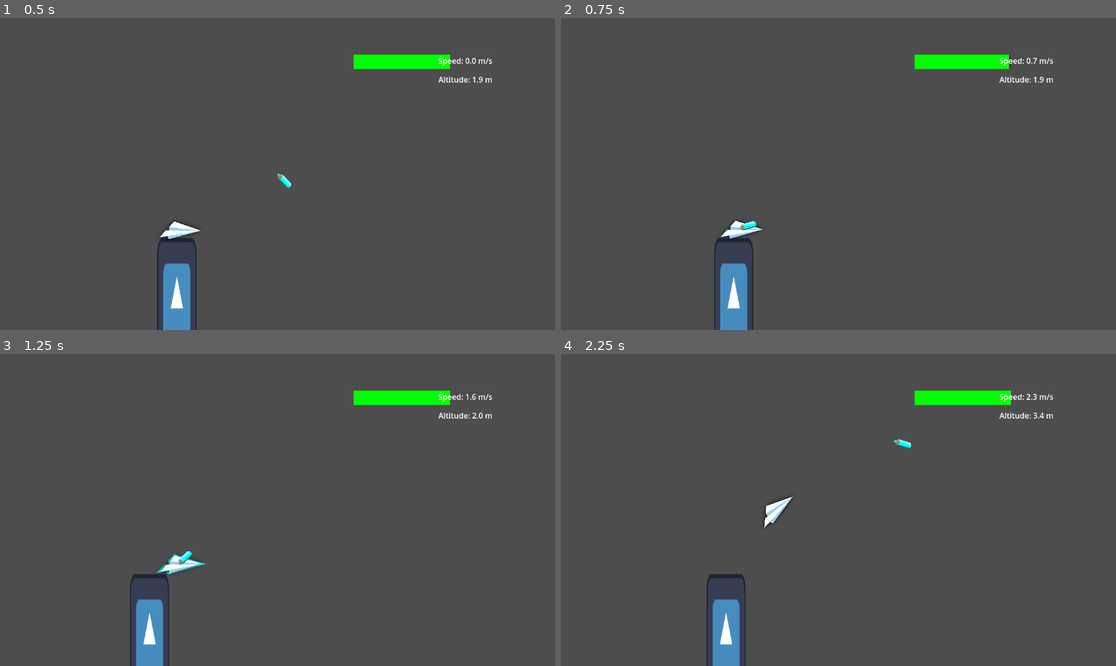
Above: before the commit, frames 1-4 (two rows, left to right).
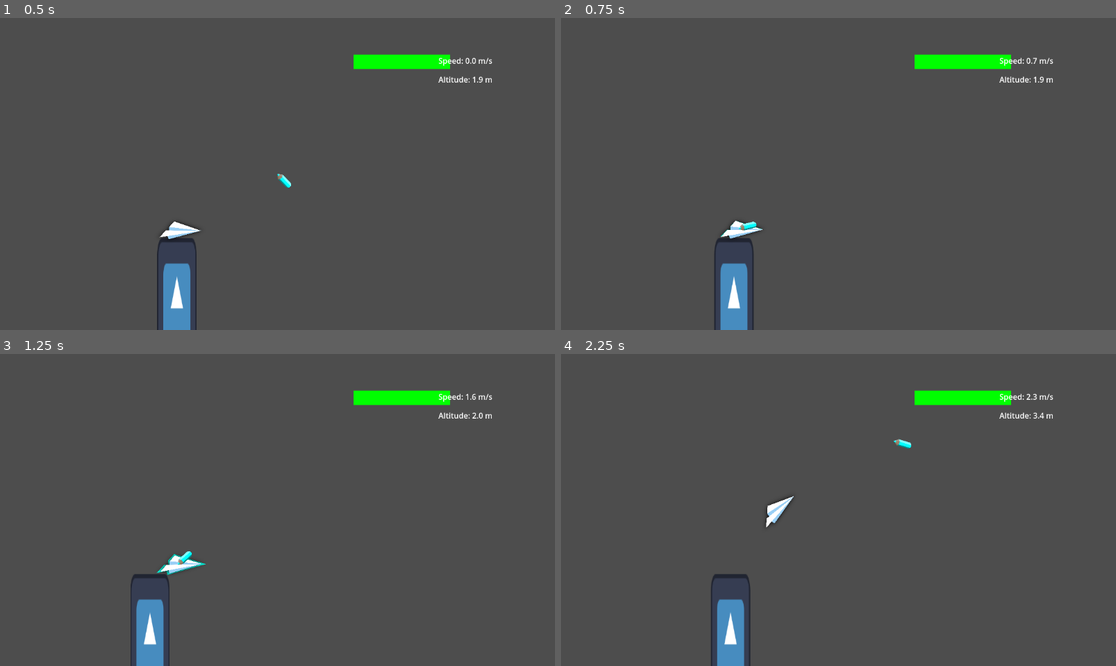
Above: after the commit, the same moments.

Repository: STUDIO-SINOKAYO/planegame
Game: Godot game, scene res://Scenes/level.tscn
The game is run twice, just before and just after one commit, with the same random seed, the same clock (stepped at 60 frames per second) and the same inputs. The engine's default icon, where the game draws it, is replaced by a stand-in: a white triangle on a blue panel in a dark square.
Inputs (mouse positions are in pixels of both pictures, inside the frame that each line leads up to):
- Up to frame 1 (0.5 s): no input
- Up to frame 2 (0.75 s): tap Enter (ui_accept) at 0.5 s; move the mouse to (738, 227) at 0.52 s; right-click (738, 227) at 0.6 s; click (738, 227) at 0.67 s
- Up to frame 3 (1.25 s): tap Enter (ui_accept) at 0.77 s
- Up to frame 4 (2.25 s): move the mouse to (727, 525) at 1.27 s; right-click (727, 525) at 1.35 s; click (727, 525) at 1.42 s; tap Enter (ui_accept) at 1.52 s; move the mouse to (894, 441) at 2.02 s; right-click (894, 441) at 2.1 s; click (894, 441) at 2.17 s

Frame 1 is identical in both runs. In frame 2, 0.1% of the frame differs, in the area x 28-82%, y 11-100%; in frame 3, 0.2%; in frame 4, 0.9%, in the area x 26-42%, y 45-100%.

Commit message:
Tested time slowdown features
+ Added draw length based stamina

Diff:
--- a/Scenes/level.tscn
+++ b/Scenes/level.tscn
@@ -620,6 +620,10 @@
 [node name="Level" type="Node2D"]
 script = ExtResource("1_k5f4k")
 drawing_line_color = Color(0.0870516, 0.788785, 0.85756, 1)
+stamina_drain_per_pixel = 0.04
+plane_proximity_distance = 300.0
+show_debug_prints = false
+show_red_line = false
 
 [node name="Sprite2D" type="Sprite2D" parent="."]
 position = Vector2(70, 612.5)
--- a/Scripts/Cursor.gd
+++ b/Scripts/Cursor.gd
@@ -1,4 +1,7 @@
 extends Node2D
+
+
+
 
 # Target rotation for the cursor sprite
 var target_rotation: float = 0.0
--- a/Scripts/Highlight.gd
+++ b/Scripts/Highlight.gd
@@ -16,15 +16,18 @@
 	update_highlight_state()
 
 func update_highlight_state():
-	# Check if mouse is not in radius or plane is dead
+	# Check if plane is dead first - this takes absolute priority
 	var is_plane_dead = plane and plane.dead if plane else false
 
 	if is_plane_dead:
-		# Plane is dead - immediately go invisible
+		# Plane is dead - immediately go invisible regardless of any other conditions
 		visible = false
 		scale = hidden_scale
 		is_scaling_down = false
-	elif not Global.MouseEnteredRadius and not Global.IsDrawing:
+		return  # Exit early to prevent any other logic from running
+
+	# Only continue with normal highlight logic if plane is alive
+	if not Global.MouseEnteredRadius and not Global.IsDrawing:
 		# Mouse not in radius AND not drawing - scale down first, then go invisible
 		if not is_scaling_down:
 			# Start scaling down
--- a/Scripts/Level.gd
+++ b/Scripts/Level.gd
@@ -21,6 +21,8 @@
 @onready var speed_label: Label = $UI/Statistics/SpeedLabel
 @onready var altitude_label: Label = $UI/Statistics/AltitudeLabel
 
+
+
 # === EXPORTED CONFIGURATION VARIABLES ===
 # Drawing system settings
 @export_group("Drawing Settings")
@@ -41,7 +43,7 @@
 # Stamina system settings
 @export_group("Stamina System")
 @export var max_stamina: float = 100.0        ## Maximum stamina available for drawing. Higher = longer drawing sessions
-@export var stamina_drain_rate: float = 30.0  ## How fast stamina drains while drawing (per second). Higher = shorter drawing time
+@export var stamina_drain_per_pixel: float = 0.1  ## How much stamina drains per pixel of line drawn. Higher = shorter drawing distance
 @export var stamina_regen_rate: float = 20.0  ## How fast stamina regenerates when not drawing (per second). Higher = faster recovery
 @export var low_stamina_threshold: float = 30.0  ## When stamina bar turns red as warning. Should be lower than max_stamina
 
@@ -57,6 +59,7 @@
 # Debug settings
 @export_group("Debug")
 @export var show_debug_prints: bool = true  ## Enable/disable debug console output. Turn off for release builds
+@export var show_red_line: bool = true  ## Enable/disable the red debug line connecting loop centers. Visual debug aid only
 @export var red_line_width: float = 7.0  ## Width of the red debug line connecting loop centers. Visual debug aid only
 @export var red_line_color: Color = Color.RED  ## Color of the red debug line. Visual debug aid only
 
@@ -136,7 +139,7 @@
 
 # === DRAWING FUNCTIONS ===
 
-func start_drawing(screen_pos: Vector2, _world_pos: Vector2):
+func start_drawing(screen_pos: Vector2, world_pos: Vector2):
 	if current_stamina <= 0 or not Global.MouseEnteredRadius:
 		return
 
@@ -151,74 +154,50 @@
 	drawn_path_line.default_color = drawing_line_color
 	drawn_path_line.joint_mode = Line2D.LINE_JOINT_ROUND
 	drawn_path_line.end_cap_mode = Line2D.LINE_CAP_ROUND
-	ui.add_child(drawn_path_line)  # Add to UI layer for drawing
-
-	current_drawing.append(screen_pos)         # Store screen coords during drawing
-	drawn_path_line.add_point(screen_pos)      # Draw at screen coords for UI
+	add_child(drawn_path_line)  # Add directly to world space
+
+	current_drawing.append(world_pos)         # Store world coords during drawing
+	drawn_path_line.add_point(world_pos)      # Draw at world coords
 	current_screen.append(screen_pos)		# Store screen coords for debug
 
-func continue_drawing(screen_pos: Vector2, _world_pos: Vector2):
+func continue_drawing(screen_pos: Vector2, world_pos: Vector2):
 	if current_drawing.size() == 0 or current_stamina <= 0:
 		if current_stamina <= 0:
 			finish_drawing()  # Auto-stop when stamina runs out
 		return
 
 	var last_point = current_drawing[current_drawing.size() - 1]
-	var distance = screen_pos.distance_to(last_point)  # Check distance in screen space
+	var distance = world_pos.distance_to(last_point)  # Check distance in world space
 
 	# Only add points that are far enough apart (keeps line smooth)
 	if distance >= min_point_distance:
-		current_drawing.append(screen_pos)         # Store screen coords during drawing
-		drawn_path_line.add_point(screen_pos)      # Draw at screen coords for UI
+		# Drain stamina based on the distance of the line segment being drawn
+		current_stamina -= distance * stamina_drain_per_pixel
+		current_stamina = max(0, current_stamina)
+
+		current_drawing.append(world_pos)         # Store world coords during drawing
+		drawn_path_line.add_point(world_pos)      # Draw at world coords
 		current_screen.append(screen_pos)
+
+		# Stop drawing if stamina runs out
+		if current_stamina <= 0:
+			finish_drawing()
 
 func finish_drawing():
 	loop_centers = []
 	is_drawing = false
 	Global.IsDrawing = false
 
-	if drawn_path_line and drawn_path_line.get_parent() == ui:
-		_move_line_to_world_space()
+	if drawn_path_line:
 		_process_completed_drawing()
 
-func _move_line_to_world_space():
-	# Move the drawn line from UI layer back to world space for physics
-	ui.remove_child(drawn_path_line)
-	add_child(drawn_path_line)  # Add to Level (world space)
-
-	# Convert screen coordinates to world coordinates for proper positioning
-	drawn_path_line.clear_points()
-	var world_coordinates = _convert_screen_to_world_coordinates()
-
-	for world_point in world_coordinates:
-		drawn_path_line.add_point(world_point)
-
-	# Update current_drawing to world coordinates for physics calculations
-	current_drawing = world_coordinates
-
-	# Add this line to the finished lines array
-	finished_lines.append(drawn_path_line)
-	drawn_path_line = null  # Clear reference so new line can be created
-
-	# Start cleanup timer to remove old drawings after specified time
-	if cleanup_timer and finished_lines.size() > max_concurrent_drawings:
-		cleanup_timer.start()
-
-func _convert_screen_to_world_coordinates() -> Array:
-	var world_coordinates = []
-	for screen_point in current_drawing:
-		# Convert screen coordinates to world coordinates using proper Godot methods
-		var camera = get_viewport().get_camera_2d()
-		if camera:
-			# Use the canvas transform to convert screen coordinates to world coordinates
-			# This accounts for camera position, zoom, and any other transformations
-			var canvas_transform = get_canvas_transform()
-			var world_point_accurate = canvas_transform.affine_inverse() * screen_point
-			world_coordinates.append(world_point_accurate)
-		else:
-			# Fallback if no camera - assume no transformation needed
-			world_coordinates.append(screen_point)
-	return world_coordinates
+		# Add this line to the finished lines array
+		finished_lines.append(drawn_path_line)
+		drawn_path_line = null  # Clear reference so new line can be created
+
+		# Start cleanup timer to remove old drawings after specified time
+		if cleanup_timer and finished_lines.size() > max_concurrent_drawings:
+			cleanup_timer.start()
 
 func _process_completed_drawing():
 	# Send the drawn path to the plane if it's long enough
@@ -234,9 +213,6 @@
 			_handle_no_loops()
 
 func _handle_detected_loops(loops: int):
-	# Create the red line connecting loop centers AFTER reparenting
-	#create_red_line_after_reparent()
-
 	# Send loop data to the plane for wind physics (no speed changes)
 	var _loop_centers = get_loop_centers()  # Get the red dot positions
 	var _loop_directions = get_loop_flow_directions()  # Direction each loop points
@@ -402,19 +378,19 @@
 		print("LEFT coords: ", directional_state.left_coords)
 		print("DOWN coords: ", directional_state.down_coords)
 
-	# Calculate elliptical area approximation for the detected loop
-	var a = directional_state.up_coords.distance_to(directional_state.down_coords) / 2
-	var b = ((directional_state.up_coords + directional_state.down_coords) / 2).distance_to(directional_state.left_coords)
+	# Calculate elliptical area approximation for the detected loop using world coordinates
+	var a = directional_state.up_coords_global.distance_to(directional_state.down_coords_global) / 2
+	var b = ((directional_state.up_coords_global + directional_state.down_coords_global) / 2).distance_to(current_drawing[directional_state.left_index])
 	loop_data.area += 3.1415 * a * b
 	if show_debug_prints:
 		print("AREA: ", loop_data.area)
 
-	# Calculate the center point between up and down coordinates
-	var loop_center_pos = (directional_state.up_coords + directional_state.down_coords) / 2
+	# Calculate the center point between up and down coordinates in world space
+	var loop_center_pos = (directional_state.up_coords_global + directional_state.down_coords_global) / 2
 	if show_debug_prints:
 		print("Calculated loop center: ", loop_center_pos)
 	loop_data.loop_centers_found.append(loop_center_pos)
-	loop_centers.append((directional_state.up_coords_global + directional_state.down_coords_global) / 2)
+	loop_centers.append(loop_center_pos)
 
 	# Extract the path segment from this loop for wind physics
 	_extract_loop_path(directional_state)
@@ -458,83 +434,37 @@
 func _create_red_line_centers(loop_centers_found: Array):
 	# Create the red debug line connecting all detected loop centers
 	# This shows the overall flow direction for the wind vortex system
-	if loop_centers_found.size() > 0:
-		# Don't create the red line here - it will be created after reparenting
-		pass
-
-	# Store loop centers for later red line creation (after reparenting)
-	center.clear_points()  # Clear any previous points
-	if loop_centers_found.size() > 0:
+	if loop_centers_found.size() > 0 and show_red_line:
+		# Clear any previous points
+		center.clear_points()
+		center.default_color = red_line_color
+		center.width = red_line_width
+		add_child(center)  # Add to Level (world space)
+
 		# Sort loop centers by X coordinate (left to right) for consistent flow direction
 		loop_centers_found.sort_custom(func(a, b): return a.x < b.x)
 		if show_debug_prints:
 			print("Sorted loop centers by X coordinate: ", loop_centers_found)
 
+		# Add world coordinate points directly to the red line
 		for loop_center_pos in loop_centers_found:
 			center.add_point(loop_center_pos)
 
-# === RED LINE FUNCTIONS ===
-
-func create_red_line_after_reparent():
-	# Create the red debug line connecting loop centers after drawing is reparented to world space
-	# This ensures the red line coordinates match the world coordinate system
-	if center.get_point_count() > 0:
-		_remove_existing_red_line()
-		var world_centers = _convert_red_line_to_world_coordinates()
-		_create_world_space_red_line(world_centers)
-
-func _remove_existing_red_line():
-	# Remove existing red line if any
-	if center.get_parent():
-		center.get_parent().remove_child(center)
-
-func _convert_red_line_to_world_coordinates() -> Array:
-	# Convert screen coordinates to world coordinates for the red line
-	var world_centers = []
-	var camera = get_viewport().get_camera_2d()
-
-	if show_debug_prints:
-		print("=== CREATING RED LINE AFTER REPARENT ===")
-	for i in range(center.get_point_count()):
-		var screen_center = center.get_point_position(i)
 		if show_debug_prints:
-			print("Screen center ", i, ": ", screen_center)
-
-		if camera:
-			# Use the same coordinate conversion method as the main drawing
-			var canvas_transform = get_canvas_transform()
-			var world_center = canvas_transform.affine_inverse() * screen_center
-			world_centers.append(world_center)
-			if show_debug_prints:
-				print("World center ", i, ": ", world_center)
-		else:
-			world_centers.append(screen_center)
-			if show_debug_prints:
-				print("World center ", i, " (no camera): ", screen_center)
-
-	return world_centers
-
-func _create_world_space_red_line(world_centers: Array):
-	# Clear and recreate the red line with world coordinates
-	center.clear_points()
-	center.default_color = red_line_color
-	center.width = red_line_width
-	add_child(center)  # Add to Level (world space) instead of UI
-
-	# Add world coordinate points to the red line
-	for world_center in world_centers:
-		center.add_point(world_center)
-
-	if show_debug_prints:
-		print("Red line created with ", center.get_point_count(), " world coordinate points")
+			print("Red line created with ", center.get_point_count(), " world coordinate points")
+	elif not show_red_line:
+		# If red line is disabled, clear any existing points but still store loop centers
+		center.clear_points()
+		if show_debug_prints:
+			print("Red line disabled - not creating visual line")
 
 func get_loop_centers() -> Array:
 	# Extract the center points from the red line for loop suction physics
-	# Red line is now already in world coordinates after reparenting
+	# Red line is already in world coordinates
 	var centers = []
 
 	if show_debug_prints:
-		print("=== LOOP CENTERS (already in world coords) ===")
+		print("=== LOOP CENTERS (world coords) ===")
 
 	for i in range(center.get_point_count()):
 		var world_center = center.get_point_position(i)
@@ -618,11 +548,8 @@
 # === UI UPDATE FUNCTIONS ===
 
 func update_stamina(delta):
-	# Drain stamina while drawing, regen when not
-	if is_drawing and current_stamina > 0:
-		current_stamina -= stamina_drain_rate * delta
-		current_stamina = max(0, current_stamina)
-	elif not is_drawing and current_stamina < max_stamina:
+	# Only regenerate stamina when not drawing - draining is now handled in continue_drawing()
+	if not is_drawing and current_stamina < max_stamina:
 		current_stamina += stamina_regen_rate * delta
 		current_stamina = min(max_stamina, current_stamina)
 
--- /dev/null
+++ b/Scripts/TimeSlowdown.gd
@@ -0,0 +1,35 @@
+extends Node
+
+@export var slowdown_scale: float = 0.15  ## Time scale when drawing (0.0-1.0). Lower = slower
+@export var normal_scale: float = 1.0    ## Normal time scale when not drawing
+@export var transition_speed: float = 10 ## How fast to lerp between time scales. Higher = faster transition
+
+var previous_drawing_state: bool = false
+var target_time_scale: float = 1.0
+
+# Called when the node enters the scene tree for the first time.
+func _ready() -> void:
+	# Ensure we start with normal time scale
+	Engine.time_scale = normal_scale
+	target_time_scale = normal_scale
+	previous_drawing_state = Global.IsDrawing
+
+# Called every frame. 'delta' is the elapsed time since the previous frame.
+func _process(delta: float) -> void:
+	# Check if drawing state has changed
+	if Global.IsDrawing != previous_drawing_state:
+		if Global.IsDrawing:
+			# Player started drawing - target slow time (will lerp)
+			target_time_scale = slowdown_scale
+		else:
+			# Player stopped drawing - instantly return to normal time
+			Engine.time_scale = normal_scale
+			target_time_scale = normal_scale
+
+		# Update previous state
+		previous_drawing_state = Global.IsDrawing
+
+	# Only lerp when drawing (slowing down), instant when stopping
+	if Global.IsDrawing and Engine.time_scale > target_time_scale:
+		# Smoothly lerp towards slow time scale only when drawing
+		Engine.time_scale = lerp(Engine.time_scale, target_time_scale, transition_speed * delta)
--- a/project.godot
+++ b/project.godot
@@ -19,6 +19,7 @@
 
 PlaneMusic="*res://Scenes/plane_music.tscn"
 Global="*res://Scripts/Global.gd"
+TimeSlowdown="*res://Scripts/TimeSlowdown.gd"
 
 [input]
 
Not shown, added: Scripts/TimeSlowdown.gd.uid
